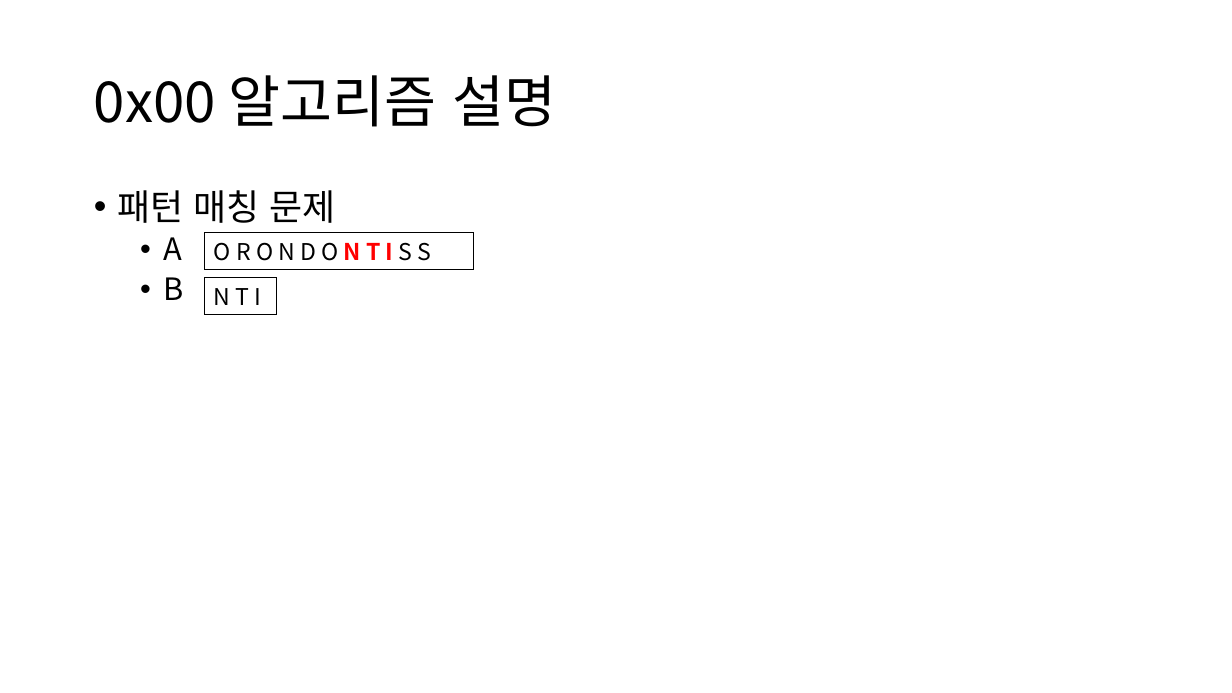
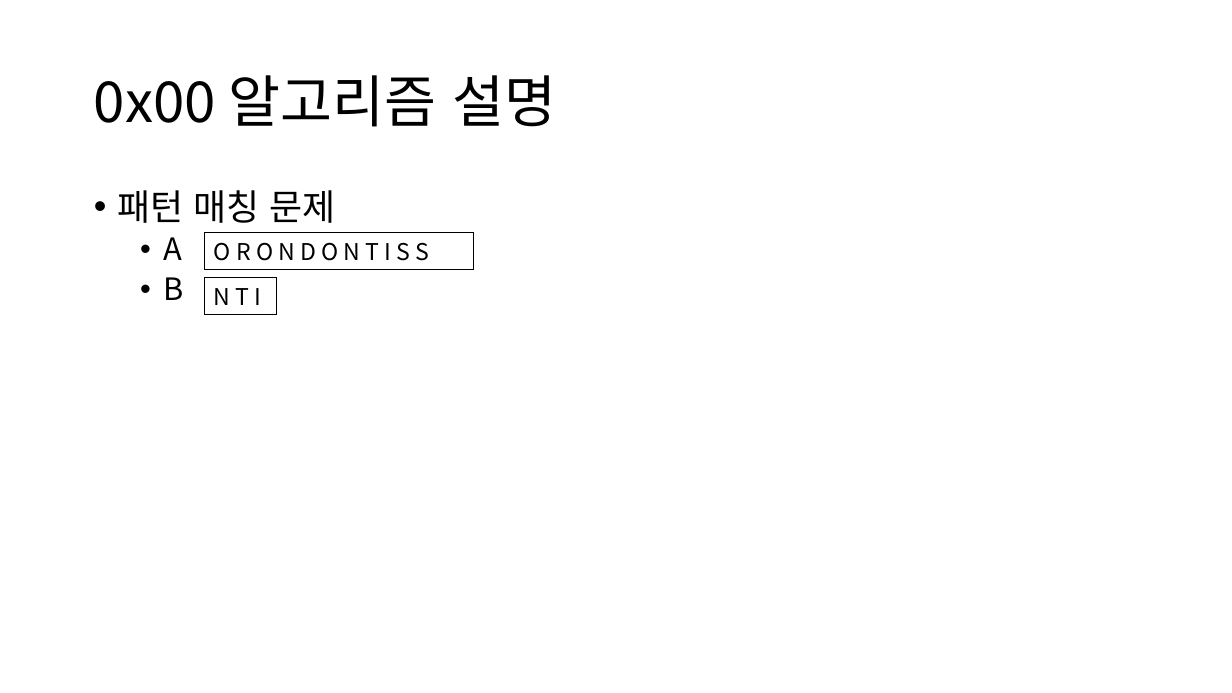
Before and after one commit to zeonyani/presentation, a slide deck: slide 4 of kmp/KMP 알고리즘 세미나.pptx. Drawn at 1232x693 pixels with LibreOffice and Linux fonts; fonts in the diff are those of the drawing. Boxes give left, top, right and bottom in pixels: in the first picture for what was removed or moved away, otherwise in the second. Text is boxed around its words. In the diff, an @@ line names an element or a change of style, - is before the commit and + after.

```diff
--- a/kmp/KMP 알고리즘 세미나.pptx
+++ b/kmp/KMP 알고리즘 세미나.pptx
@@ rectangle "O R O N D ..." at (x1=205, y1=233, x2=474, y2=270): text colour #FF0000 to #000000, bold off in "N T I" @@
```
Also in this commit, not shown: 24 other slides changed, 1 slide added, 1 slide removed.
